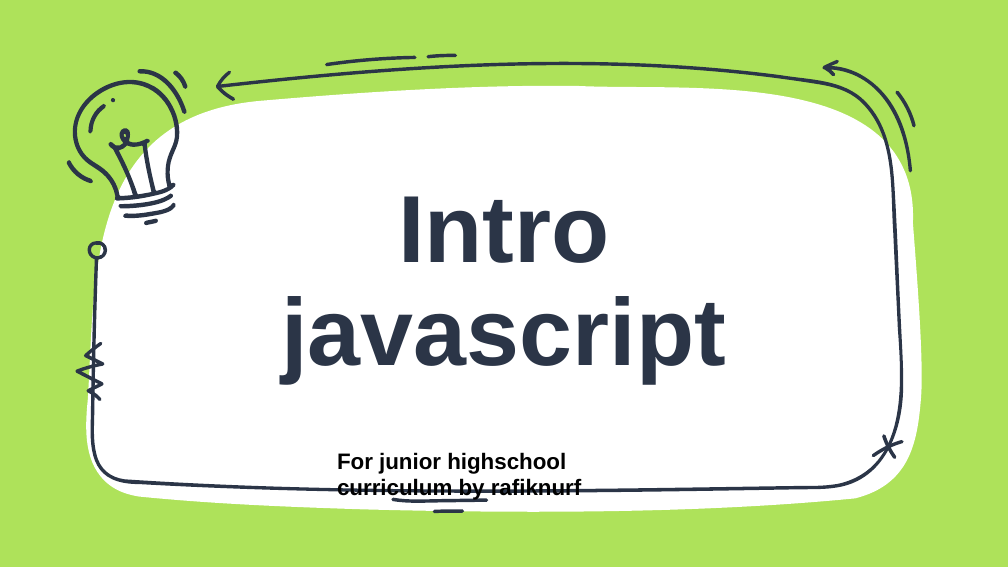
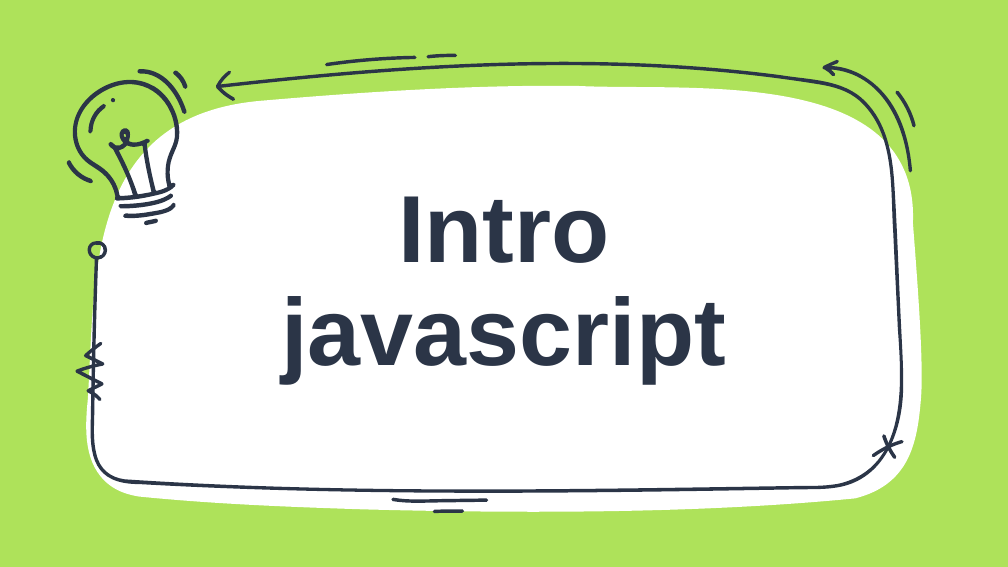
Before and after one commit to pzyxo/lescoding, a slide deck: slide 1 of Pertemuan 11 - Javascript.pptx. Drawn at 1008x567 pixels with LibreOffice and Linux fonts; fonts in the diff are those of the drawing. Boxes give left, top, right and bottom in pixels: in the first picture for what was removed or moved away, otherwise in the second. Text is boxed around its words. In the diff, an @@ line names an element or a change of style, - is before the commit and + after.

```diff
--- a/Pertemuan 11 - Javascript.pptx
+++ b/Pertemuan 11 - Javascript.pptx
@@ text removed at <box>337,452,582,501</box> @@
-For junior highschool curriculum by rafiknurf
```
Also in this commit, not shown: 1 other slide changed.
